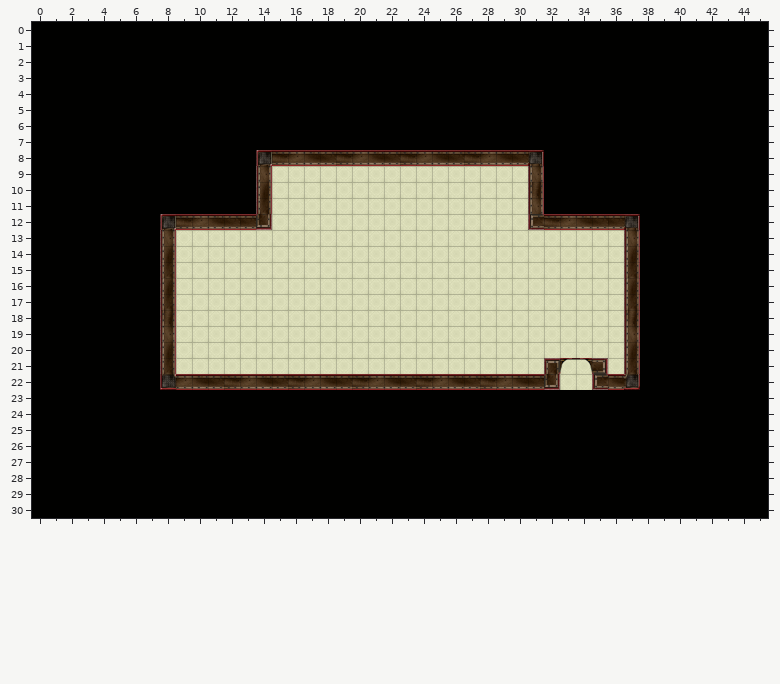
Two states of a Tiled map, data/maps/elektro_1-14.tmx. Above is the file before it was changed.
Cells are 32x32 px. Shown: x 0..45, y 0..30.
After the commit:
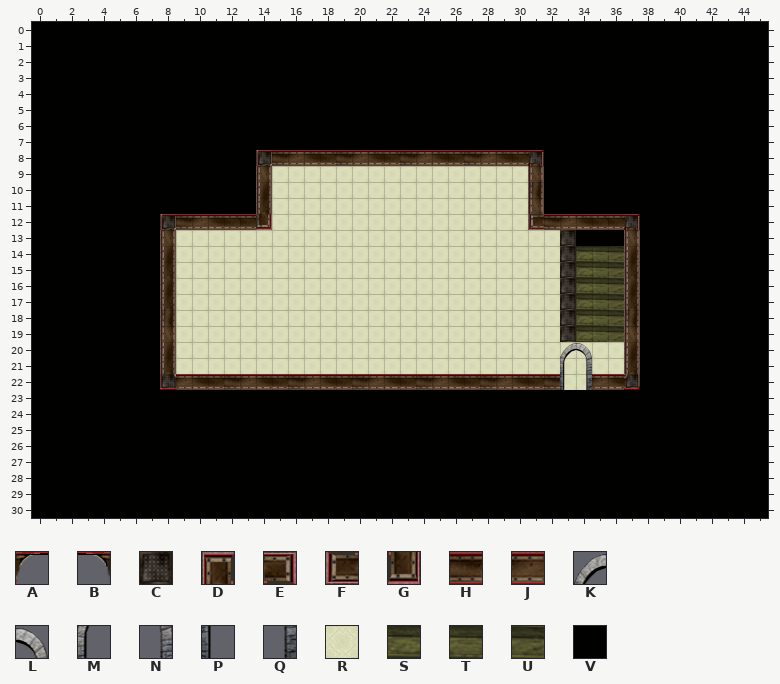
Key: from "cikis": A 0, B 1; from "dvr": C 7, D 40, E 41, F 57, G 58, H 68, J 69; from "kapi": K 0, L 1, M 2, N 3, P 4, Q 5; from "kaplama": R 10; from "merdiven": S 3, T 4, U 5; from "syh": V 0.
_ is an empty cell.
Difference:
Layer "Ground":
Tile C replaces tile R in rows 13 to 19 at x 33.
Tile H replaces tile G in row 22 at x 32.
Tile J replaces tile F in row 22 at x 35.
Tile S replaces tile R in rows 14 to 19 at x 34.
Tile T replaces tile R in rows 14 to 19 at x 35.
Tile U replaces tile R in rows 14 to 19 at x 36.
Tile V replaces tile R in row 13 at x 34 to 36.
Layer "Fringe":
Tile P is added in row 22 at x 33.
Tile Q is added in row 22 at x 34.
Layer "Top":
Tile K is added in row 20 at x 33.
Tile L is added in row 20 at x 34.
Tile M replaces tile A in row 21 at x 33.
Tile N replaces tile B in row 21 at x 34.
The author cleared tile D in row 21 at x 32.
The author cleared tile E in row 21 at x 35.
Boxes around the changes in both pictures, in picture pixels (x1, y1, x2, y2):
changed: (544, 230, 624, 390)
